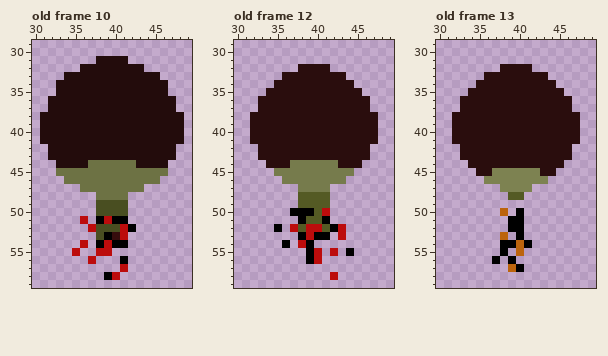
A pixel-art file gets an edit: Assets/Resources/Sprites/Towers/GigaGatling/GigaGatling2D.aseprite. Above is the file before it was changed.
80x80 pixels, 16 frames. Colours within 5 levels of each other are drawn and written as one. Shown: old frame 10: x 30..49, y 29..59; old frame 12: x 30..49, y 29..59; old frame 13: x 30..49, y 29..59. The commit also changed other frames, which this record leaves out.
Now the later version:
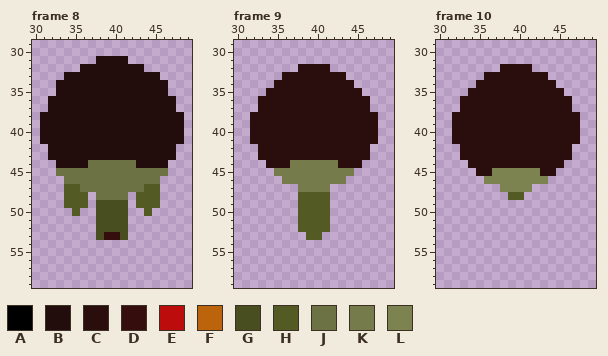
Palette (. is transparent): A #000000  B #230c0c  C #2a0d0d  D #360d0d  E #bc0c0c  F #bc640c  G #494e21  H #545a24  J #6d7244  K #767b4c  L #7d8251
A new or re-ordered frame is compared with the old frame closest to it.
From old to new:
frames 16 -> 17
layer "Nozzle_T20" now hidden
layer "Nozzle_T10" now shown
layer "FX" now hidden
--- frame 8 is new; against old frame 10
@@ x 30..49 @@
 46 ....JJJJJJJJJJJJ....
-47 ......JJJJJJJJ......
-48 ........JJJJ........
-49 ........GGGG........
-50 ........GGGG........
-51 ......E.AEAA........
-52 .......EGGGEA.......
-53 ........GADE........
-54 ......E.AEAA........
-55 .....E..EE..........
-56 .......E...A........
-57 ...........E........
-58 .........AE.........
+47 ....HHJJJJJJJJHH....
+48 ....HHH.JJJJ.HHH....
+49 ....HHH.GGGG.HHH....
+50 .....H..GGGG..H.....
+51 ........GGGG........
+52 ........GGGG........
+53 ........GDDG........
+54 ....................
+55 ....................
+56 ....................
+57 ....................
+58 ....................
 59 ....................
--- frame 9 is new; against old frame 12
@@ x 33..46 @@
 49 .....HHHH.....
-50 ....AAAHE.....
-51 .....AHHA.....
-52 ..A.EHEEHAE...
-53 .....AEAA.E...
-54 ...A.EA.......
-55 ......AE.E.A..
-56 ......AE......
+50 .....HHHH.....
+51 .....HHHH.....
+52 .....HHHH.....
+53 ......HH......
+54 ..............
+55 ..............
+56 ..............
 57 ..............
-58 .........E....
+58 ..............
 59 ..............
--- frame 10 is new; against old frame 13
@@ x 35..43 @@
 49 .........
-50 ...F.A...
-51 ....AA...
-52 ....AA...
-53 ...F.A...
-54 ...AAFA..
-55 ...A.F...
-56 ..A.A....
-57 ....FA...
+50 .........
+51 .........
+52 .........
+53 .........
+54 .........
+55 .........
+56 .........
+57 .........
 58 .........
Boxes around the changes in both pictures, in picture pixels (x1, y1, x2, y2):
changed: (64, 184, 160, 280)
changed: (274, 208, 354, 280)
erased: (492, 208, 532, 272)
